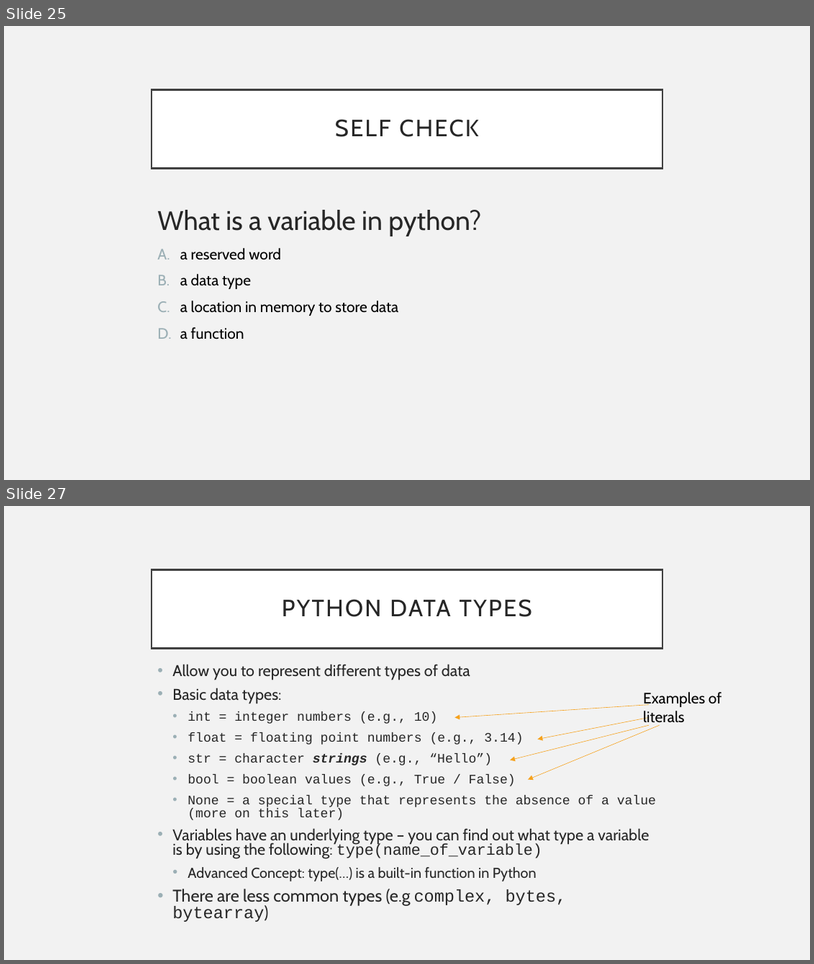
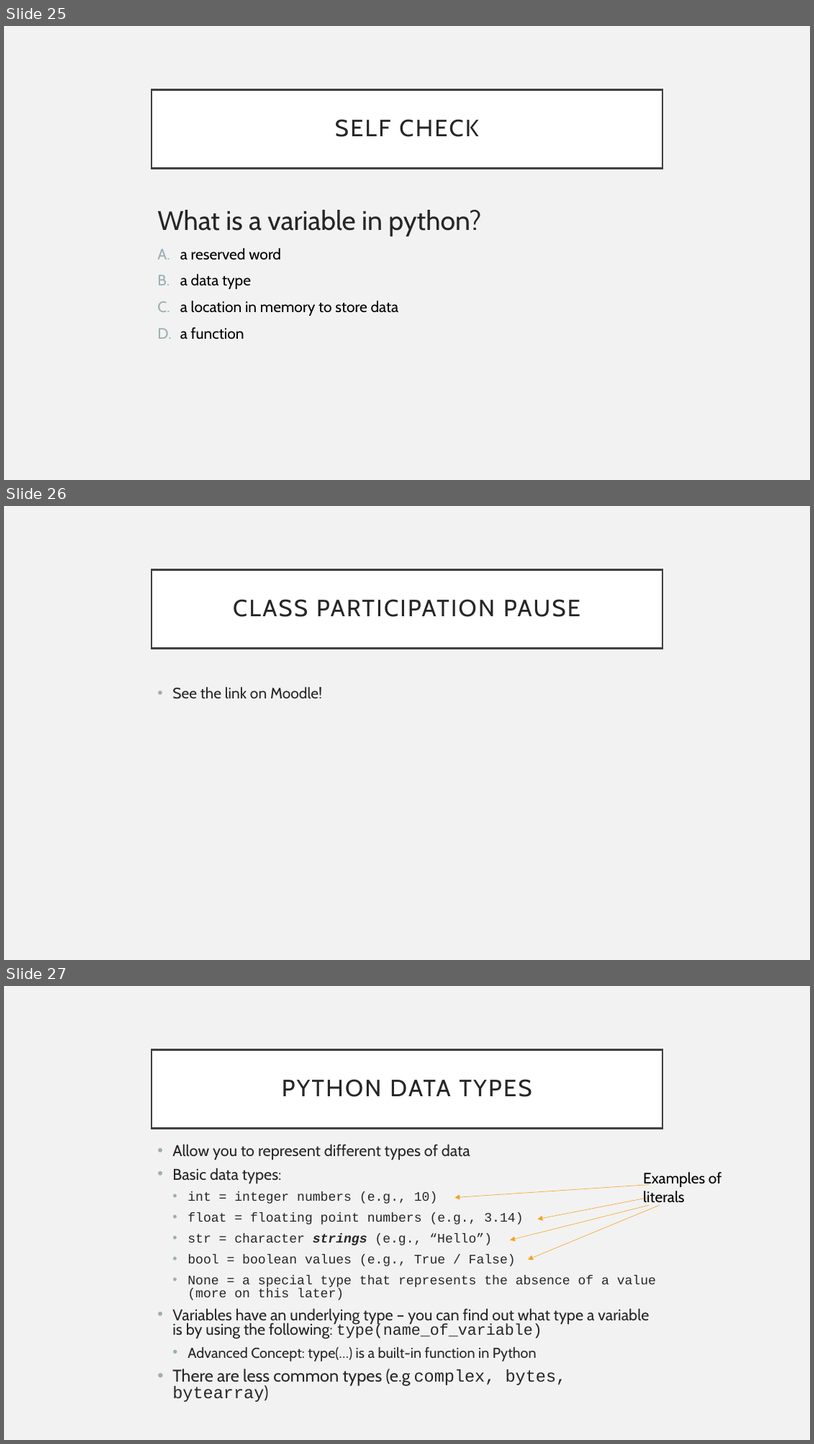
Before and after one commit to UPEI-CS/CS1910-Students, a slide deck: lectures/03-Variables-Literals-Types/CS1910_Variables-Literals-Types_Lecture.pptx. Shown one above the other, each under a label of ours: slides 25 and 27 before the commit, slides 25, 26 and 27 after it; the slides between them are not shown. The pictures are 814x964 and 814x1444 pixels, drawn with LibreOffice and Linux fonts; fonts in the diff are those of the drawing. Boxes give left, top, right and bottom in pixels: in the first picture for what was removed or moved away, otherwise in the second. Text is boxed around its words. In the diff, an @@ line names an element or a change of style, - is before the commit and + after.

```diff
--- a/lectures/03-Variables-Literals-Types/CS1910_Variables-Literals-Types_Lecture.pptx
+++ b/lectures/03-Variables-Literals-Types/CS1910_Variables-Literals-Types_Lecture.pptx
@@ slide 26 added at (x1=4, y1=506, x2=810, y2=960), background #F2F2F2 @@
@@ title added at (x1=152, y1=569, x2=663, y2=648), fill #FFFFFF, outline #404040 2.5 pt, 28 pt, text #262626 @@
+CLASS PARTICIPATION PAUSE
@@ text added at (x1=172, y1=687, x2=322, y2=699), 18 pt, text #262626 @@
+• See the link on Moodle!
```
Also in this commit, not shown: 1 slide changed, 2 slides removed, 1 other file.
